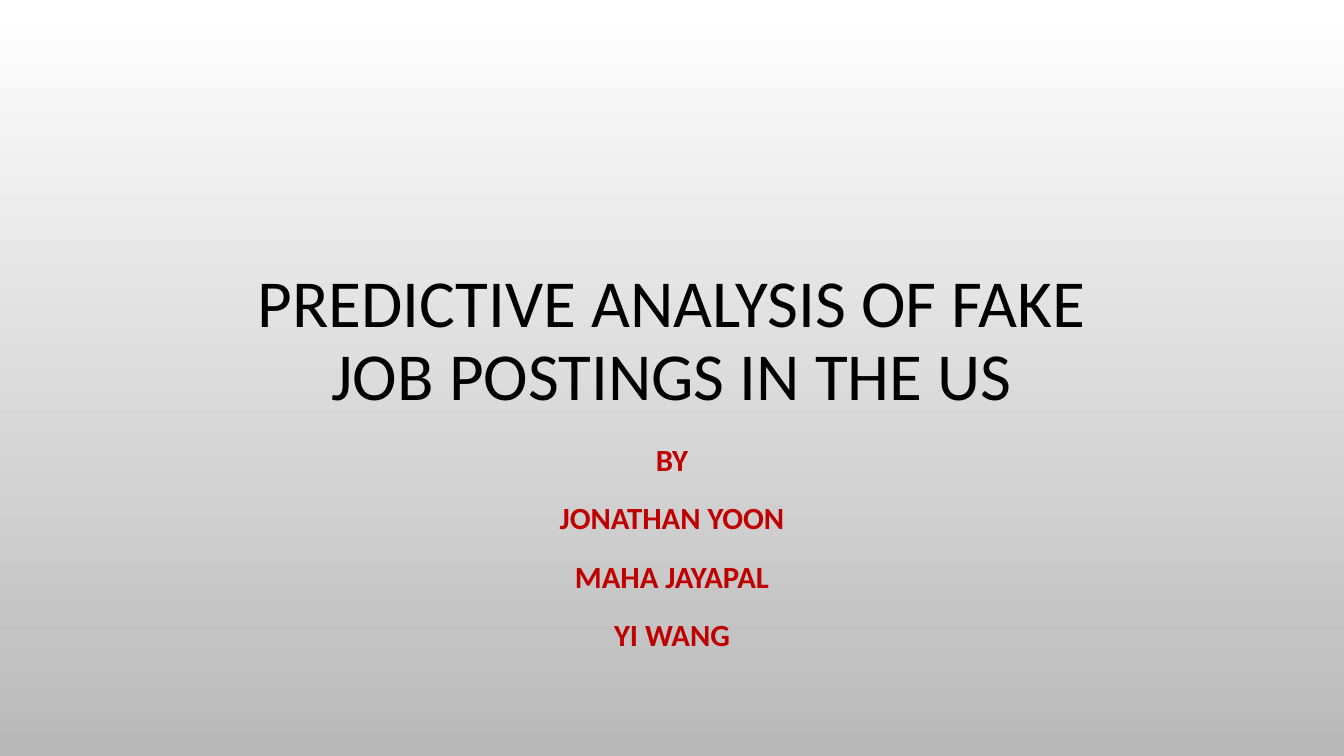
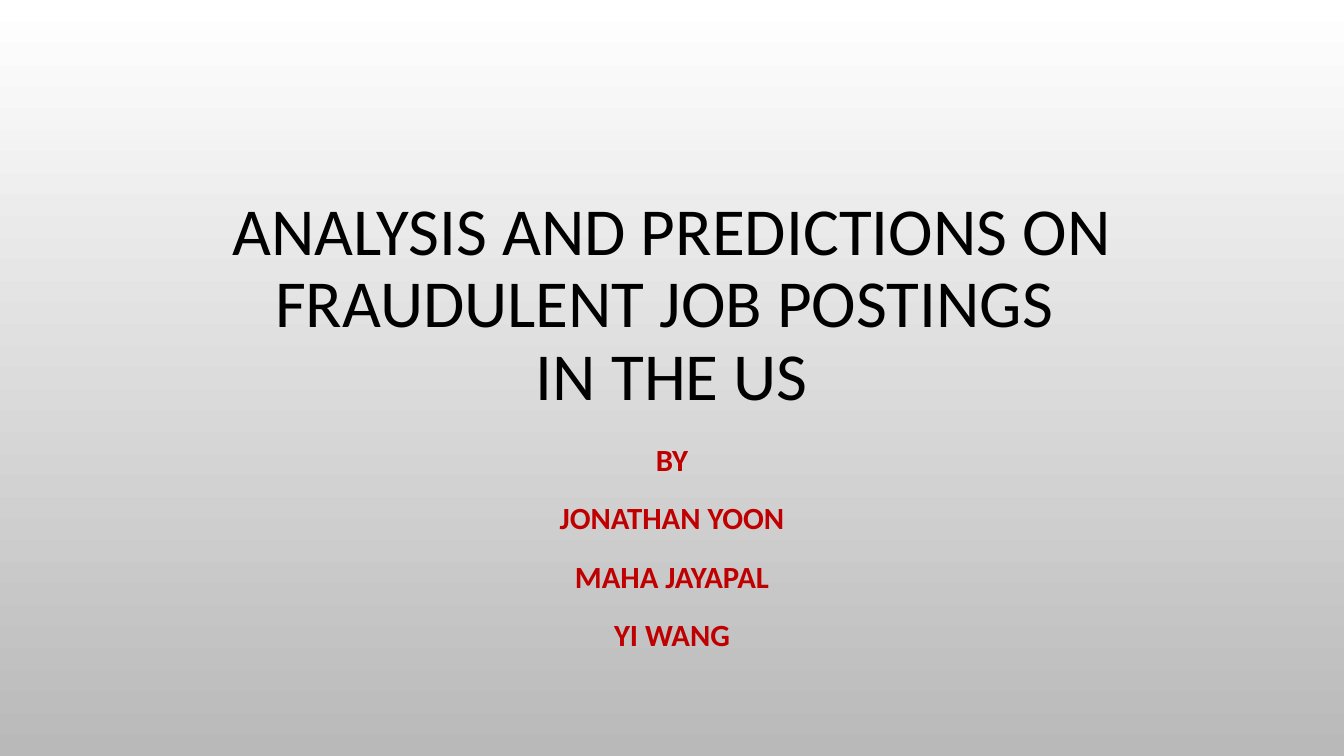
Before and after one commit to hjyoon16/Fake_Job_Post_Classification, a slide deck: slide 1 of 502projectPresentation.pptx. Drawn at 1344x756 pixels with LibreOffice and Linux fonts; fonts in the diff are those of the drawing; background and template pictures are left out. Boxes give left, top, right and bottom in pixels: in the first picture for what was removed or moved away, otherwise in the second. Text is boxed around its words. In the diff, an @@ line names an element or a change of style, - is before the commit and + after.

```diff
--- a/502projectPresentation.pptx
+++ b/502projectPresentation.pptx
@@ title at (x1=233, y1=211, x2=1111, y2=401): text changed @@
-PREDICTIVE ANALYSIS OF FAKE JOB POSTINGS IN THE US
+ANALYSIS AND PREDICTIONS ON FRAUDULENT JOB POSTINGS
+IN THE US
```
Also in this commit, not shown: 2 other slides changed, 4 slides added.
